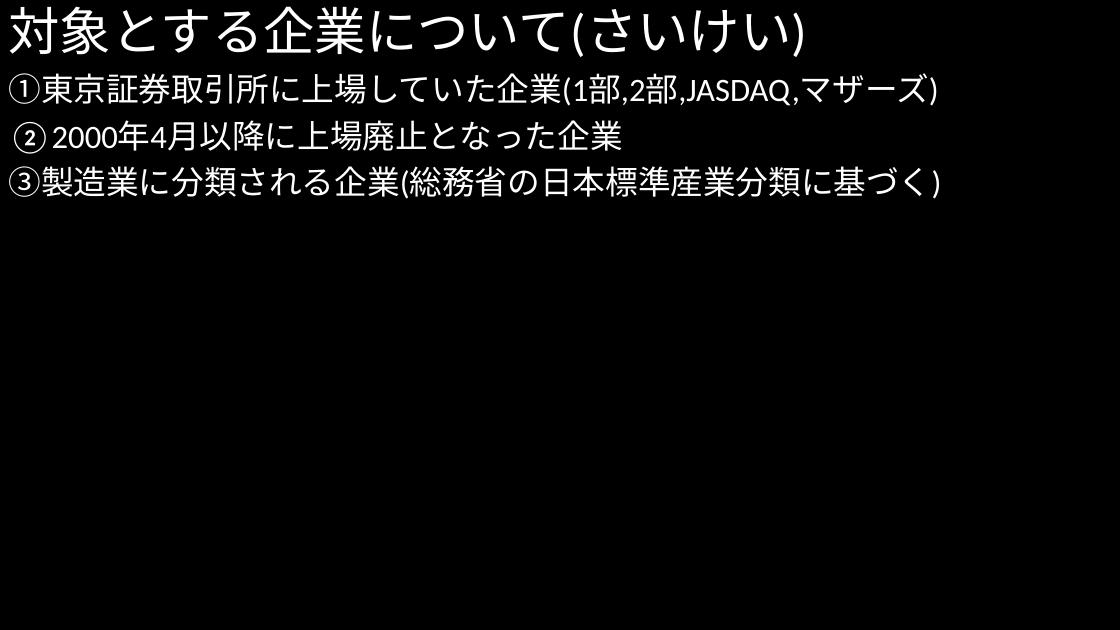
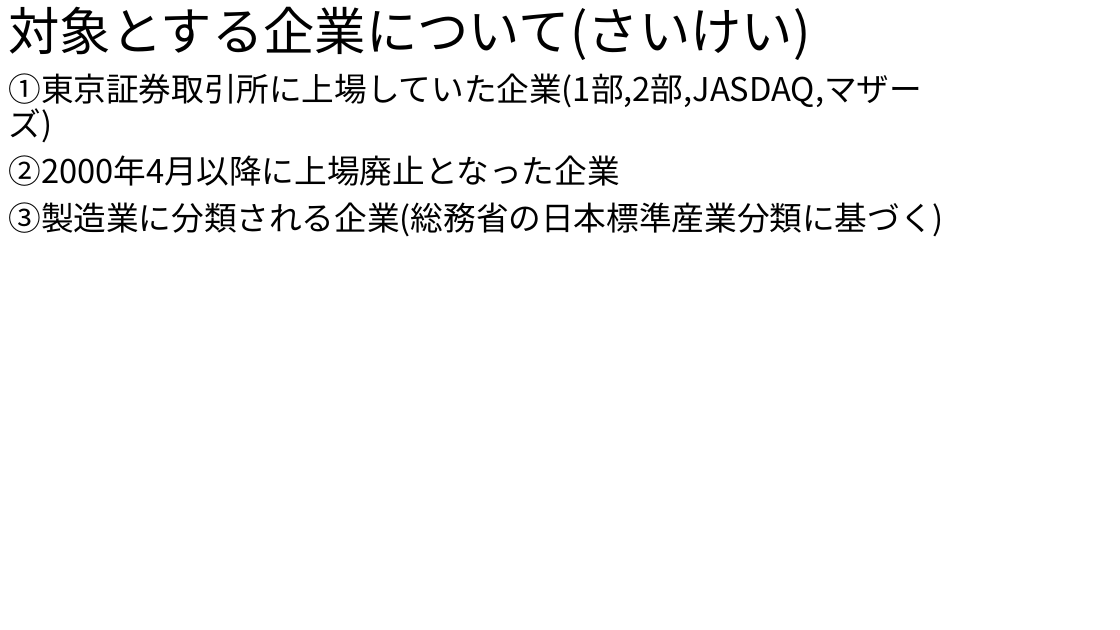
Before and after one commit to MAGA-Phantom/OperationSotsuron, a slide deck: slide 18 of 倒産の研究(仮).pptx (slide 17 before the commit). Drawn at 1120x630 pixels with LibreOffice and Linux fonts; fonts in the diff are those of the drawing. Boxes give left, top, right and bottom in pixels: in the first picture for what was removed or moved away, otherwise in the second. Text is boxed around its words. In the diff, an @@ line names an element or a change of style, - is before the commit and + after.

```diff
--- a/倒産の研究(仮).pptx
+++ b/倒産の研究(仮).pptx
@@ background #000000 to #FFFFFF @@
@@ title "対象とする企業について(さいけい)" at bbox=[8, 6, 810, 60]: font Calibri to Noto Sans CJK JP, text colour #FFFFFF to #000000 @@
@@ text "①東京証券取引所に上場していた企業(1部,2部,JASDAQ,マザーズ)" at bbox=[8, 73, 943, 236]: font Calibri to Noto Sans CJK JP, text colour #FFFFFF to #000000 @@
```
Also in this commit, not shown: 34 other slides changed, 1 slide added, 2 other files.
